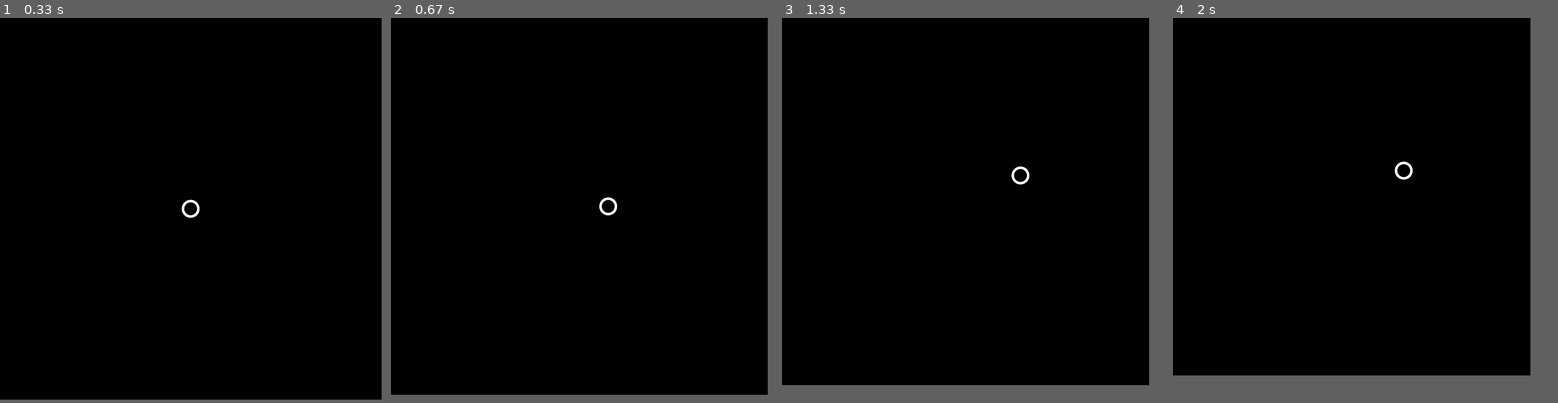
Above: before the commit, frames 1-4 (left to right).
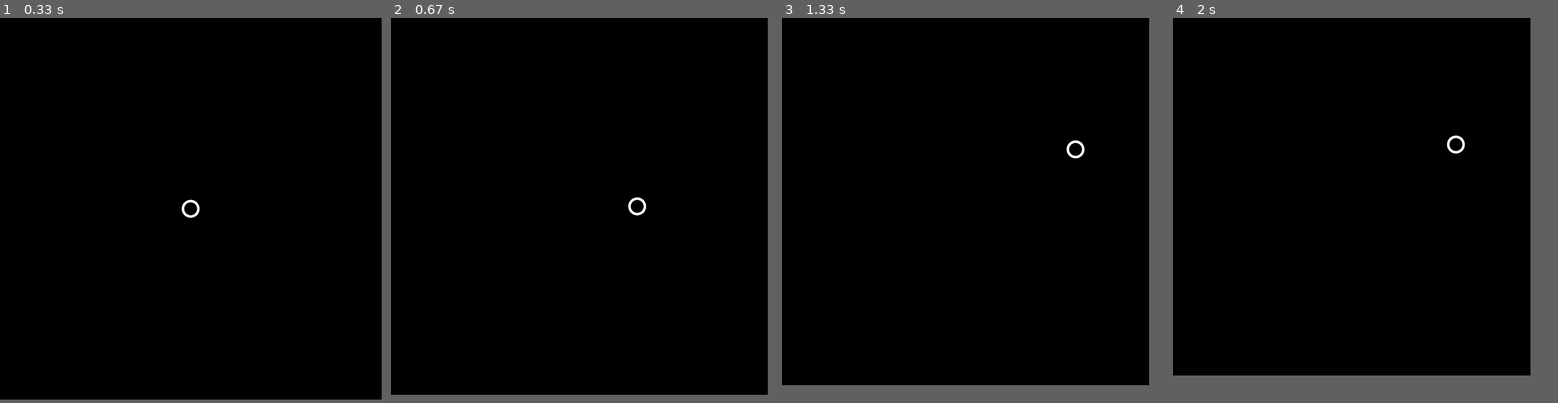
Above: after the commit, the same moments.

Repository: AndZas/PygameProject
Game: pygame game, started from cycle.py
Two runs of this game, one before a commit and one after it. Both use one fixed random seed, a clock stepped at 60 frames per second and the inputs below.
Inputs:
- Up to frame 1 (0.33 s): no input
- Up to frame 2 (0.67 s): hold D from 0.33 s (still down)
- Up to frame 3 (1.33 s): release D at 0.8 s; hold W 0.83-1.13 s; hold D from 1.17 s (still down)
- Up to frame 4 (2 s): release D at 1.63 s; hold A from 1.67 s (still down)

Frame 1 is identical in both runs. In frame 2, 0.2% of the frame differs, in the area x 54-67%, y 46-52%; in frame 3, 0.2%; in frame 4, 0.2%.

Commit message:
18.01.2024

Diff:
--- a/enemys.py
+++ b/enemys.py
@@ -11,7 +11,7 @@
 class Rect:
     def __init__(self):
         self.hp = 4
-        self.speed = 1
+        self.speed = 0.5
         self.damage = 1
         self.color = pygame.Color('green')
         self.size = 40
@@ -41,7 +41,7 @@
 class Circle:
     def __init__(self):
         self.hp = 2
-        self.speed = 3
+        self.speed = 1.5
         self.damage = 1
         self.color = pygame.Color('blue')
         self.size = 20
@@ -70,7 +70,7 @@
 class Triangle:
     def __init__(self):
         self.hp = 3
-        self.speed = 2
+        self.speed = 1
         self.damage = 1
         self.color = pygame.Color('yellow')
         self.size = 30
@@ -105,7 +105,7 @@
 class Octagon:
     def __init__(self):
         self.hp = 15
-        self.speed = 0.5
+        self.speed = 0.25
         self.damage = 1
         self.color = pygame.Color('darkgrey')
         self.size = 50
--- a/screen.py
+++ b/screen.py
@@ -1,3 +1,5 @@
+import os
+
 from screeninfo import get_monitors
 
 from player import Player
@@ -13,7 +15,7 @@
         self.monResolution = self.getMonitorResolution()
         self.pos = self.x, self.y = (
             self.monResolution[0] // 2 - self.size[0], self.monResolution[1] // 2 - self.size[1])
-        self.fps = 60
+        self.fps = 120
 
         self.bgColor = pygame.Color('black')
         self.image = pygame.image.load('images/Player.png')
@@ -46,9 +48,10 @@
     def resizeWindowMinus(self):
         # Уменьшает окно каждый кадр
         if self.width > self.minSize[0]:
-            self.width -= 0.5
+            self.width -= 0.25
         if self.height > self.minSize[1]:
-            self.height -= 0.5
+            self.height -= 0.25
+        os.environ['SDL_VIDEO_CENTERED'] = '0'
         self.size = self.width, self.height
         self.screen = pygame.display.set_mode(self.size)
 
